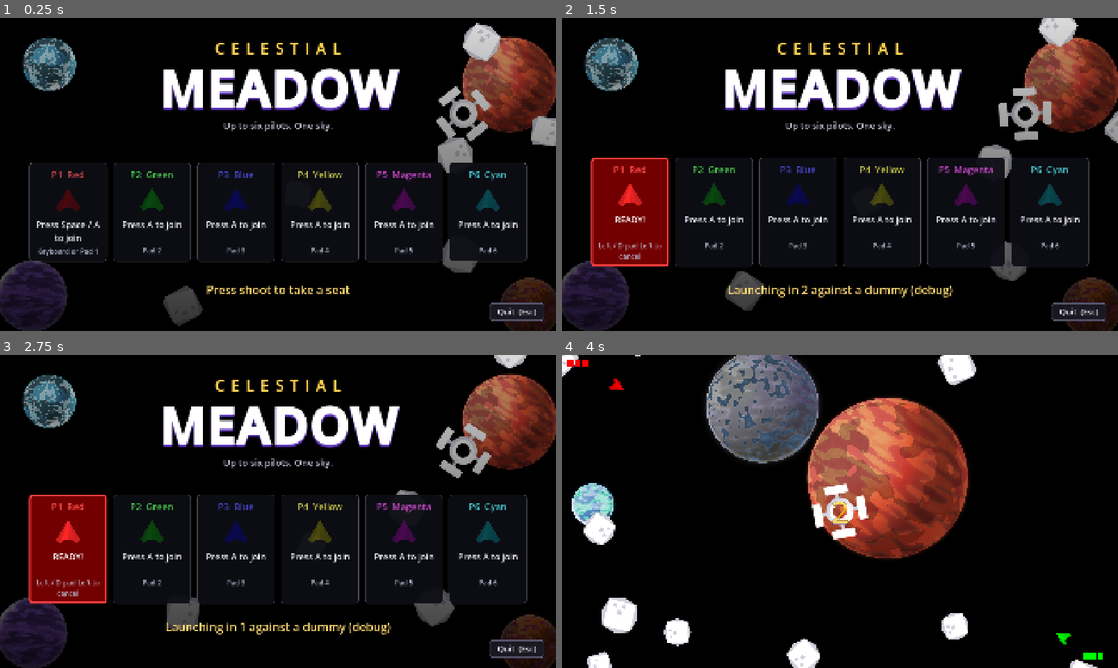
Above: before the commit, frames 1-4 (two rows, left to right).
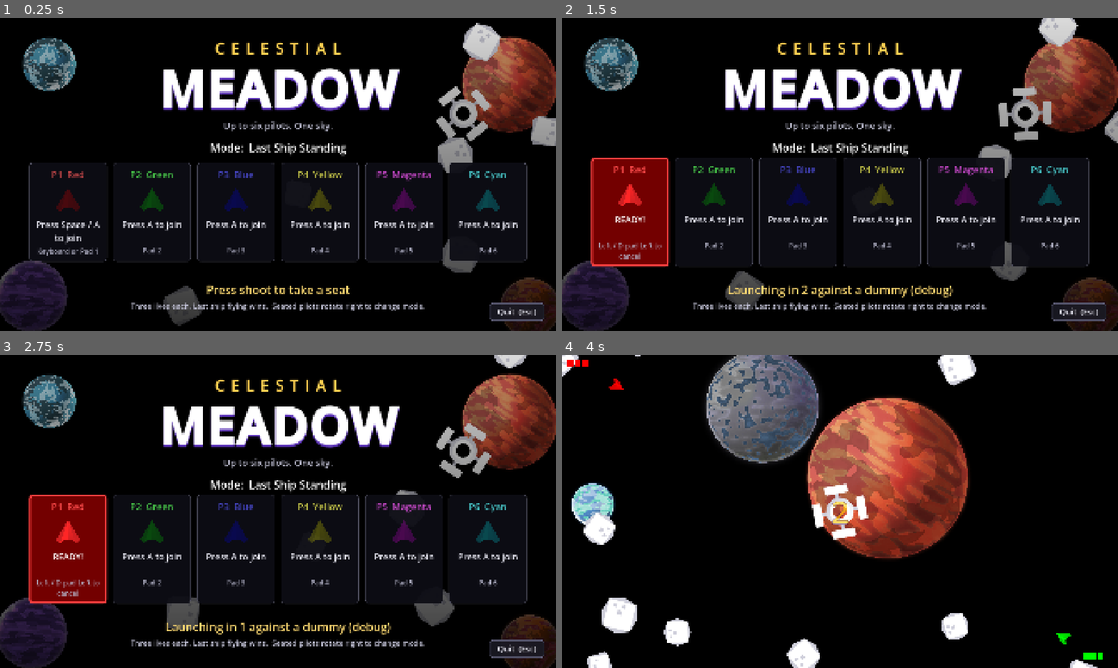
Above: after the commit, the same moments.

Repository: Teeohbee/CelestialMeadow
Game: Godot game, scene res://menu.tscn
Same seed, same stepped clock (60 frames per second), same inputs: the game is played once before the commit and once after it.
Inputs:
- Up to frame 1 (0.25 s): no input
- Up to frame 2 (1.5 s): tap Space at 0.5, 1.25 s
- Up to frame 3 (2.75 s): tap A at 2 s
- Up to frame 4 (4 s): tap A at 2.75 s

The runs differ from the first frame. In frame 1, 1.1% of the frame differs, in the area x 23-77%, y 40-94%; in frame 2, 1.1%; in frame 3, 1.1%; in frame 4, nothing differs.

Commit message:
feat: choose the mode on the title screen
Any seated player rotates right to cycle the mode. Changing it unreadies
everyone, so nobody launches into a mode they didn't agree to. The
choice sticks for rematches and the next visit to the title screen.

Claude-Session: https://claude.ai/code/session_01UULfxf7nbtn2mvYBg2gH5L

Diff:
--- a/game_state.gd
+++ b/game_state.gd
@@ -6,8 +6,14 @@
 # Seats filled by idle dummy ships for solo testing; nobody controls them
 var dummies: Array[int] = []
 var lives_per_player: int = GameConfig.PLAYER_LIVES_DEFAULT
+const MODES: Array[Dictionary] = [
+	{"name": "Last Ship Standing", "blurb": "Three lives each. Last ship flying wins.", "script": preload("res://last_ship_standing.gd")},
+	{"name": "Time Attack", "blurb": "Two minutes, endless respawns. Most kills wins.", "script": preload("res://time_attack.gd")},
+]
+# The mode chosen on the title screen, an index into MODES
+var mode_index: int = 0
 # The rules for this session's rounds, a GameMode script
-var mode: Script = preload("res://last_ship_standing.gd")
+var mode: Script = MODES[0].script
 
 # Rounds won by each player since the session started from the main menu.
 # Rematches keep the tally; returning to the menu clears it.
@@ -18,6 +24,7 @@
 	players.append_array(dummy_seats)
 	players.sort()
 	dummies = dummy_seats.duplicate()
+	mode = MODES[mode_index].script
 	wins.fill(0)
 
 func record_win(player_number: int):
--- a/menu.gd
+++ b/menu.gd
@@ -3,7 +3,8 @@
 ## Title screen and lobby. Each player takes a seat by pressing their own
 ## shoot button, presses it again when ready, and rotates left to back out.
 ## The round launches on its own once enough players are seated and all of
-## them are ready, so nobody has to drive a menu for everyone else.
+## them are ready, so nobody has to drive a menu for everyone else. Any
+## seated player can rotate right to change the mode.
 
 const SeatCard = preload("res://seat_card.gd")
 const SEAT_COUNT: int = 6
@@ -18,6 +19,8 @@
 
 @onready var seats_row: HBoxContainer = $Seats
 @onready var status: Label = $Status
+@onready var mode_label: Label = $ModeLabel
+@onready var mode_blurb: Label = $ModeBlurb
 @onready var quit_confirm: Control = $QuitConfirm
 @onready var stay_button: Button = $QuitConfirm/Center/Panel/VBox/Buttons/StayButton
 
@@ -31,6 +34,7 @@
 		if i not in GameState.dummies:
 			cards[i].set_state(SeatCard.State.JOINED)
 	spawn_asteroids()
+	show_mode()
 	quit_confirm.hide()
 
 func spawn_asteroids():
@@ -95,6 +99,11 @@
 			get_viewport().set_input_as_handled()
 			back(cards[i])
 			return
+		if event.is_action_pressed("rotate_right%d" % i):
+			get_viewport().set_input_as_handled()
+			if cards[i].state != SeatCard.State.EMPTY:
+				next_mode()
+			return
 
 func advance(card):
 	if card.state == SeatCard.State.EMPTY:
@@ -107,6 +116,19 @@
 		card.set_state(SeatCard.State.JOINED)
 	elif card.state == SeatCard.State.JOINED:
 		card.set_state(SeatCard.State.EMPTY)
+
+## Everyone readied up for the old mode, so they ready again for the new one
+func next_mode():
+	GameState.mode_index = (GameState.mode_index + 1) % GameState.MODES.size()
+	for card in cards:
+		if card.state == SeatCard.State.READY:
+			card.set_state(SeatCard.State.JOINED)
+	show_mode()
+
+func show_mode():
+	var mode = GameState.MODES[GameState.mode_index]
+	mode_label.text = "Mode:  %s" % mode.name
+	mode_blurb.text = "%s  Seated pilots rotate right to change mode." % mode.blurb
 
 func launch(seated: Array[int]):
 	launching = true
--- a/menu.tscn
+++ b/menu.tscn
@@ -136,6 +136,36 @@
 grow_vertical = 2
 theme_override_constants/separation = 20
 alignment = 1
+
+[node name="ModeLabel" type="Label" parent="."]
+layout_mode = 1
+anchors_preset = 14
+anchor_top = 0.5
+anchor_right = 1.0
+anchor_bottom = 0.5
+offset_top = -118.0
+offset_bottom = -62.0
+grow_horizontal = 2
+grow_vertical = 2
+theme_override_colors/font_color = Color(1, 1, 1, 1)
+theme_override_font_sizes/font_size = 38
+text = "Mode:  Last Ship Standing"
+horizontal_alignment = 1
+
+[node name="ModeBlurb" type="Label" parent="."]
+layout_mode = 1
+anchors_preset = 12
+anchor_top = 1.0
+anchor_right = 1.0
+anchor_bottom = 1.0
+offset_top = -104.0
+offset_bottom = -64.0
+grow_horizontal = 2
+grow_vertical = 0
+theme_override_colors/font_color = Color(0.78, 0.78, 0.86, 1)
+theme_override_font_sizes/font_size = 26
+text = "Three lives each. Last ship flying wins."
+horizontal_alignment = 1
 
 [node name="Status" type="Label" parent="."]
 layout_mode = 1
